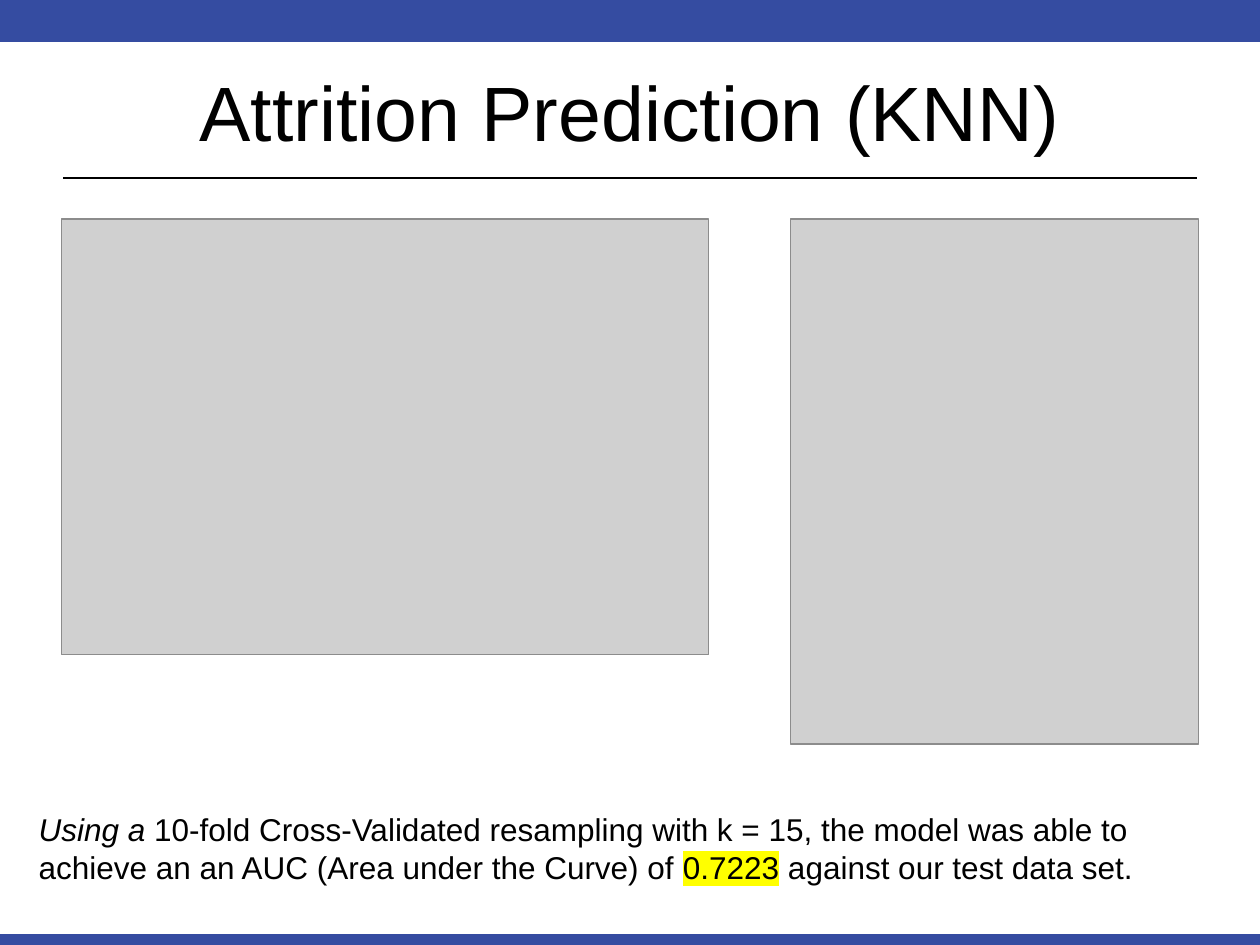
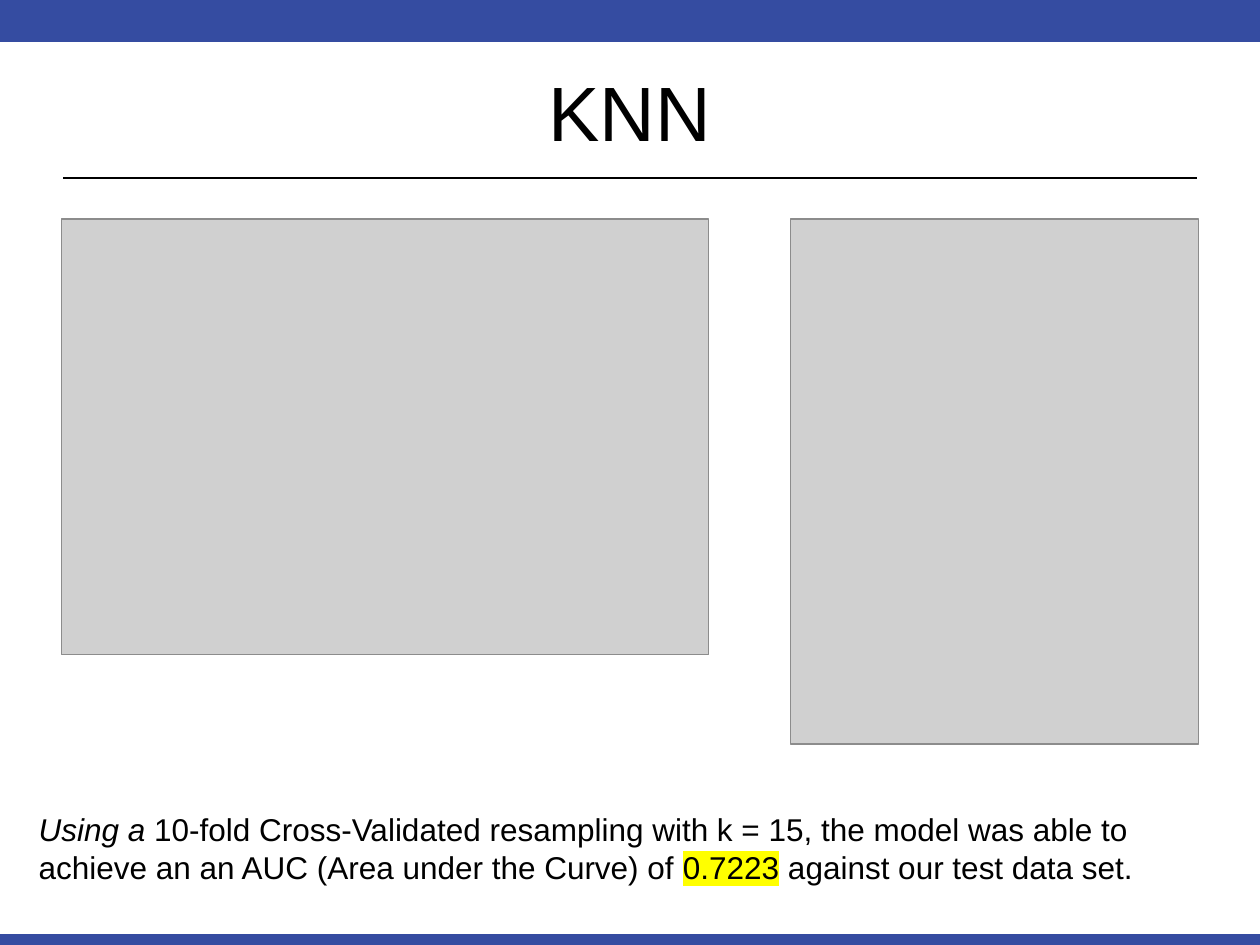
Before and after one commit to RobinsonCW/CaseStudy2DDS, a slide deck: slide 7 of presentations/DS6306_Proj2_Final_Presentation.pptx (slide 6 before the commit). Drawn at 1260x945 pixels with LibreOffice and Linux fonts; fonts in the diff are those of the drawing; grey boxes stand for pictures. Boxes give left, top, right and bottom in pixels: in the first picture for what was removed or moved away, otherwise in the second. Text is boxed around its words. In the diff, an @@ line names an element or a change of style, - is before the commit and + after.

```diff
--- a/presentations/DS6306_Proj2_Final_Presentation.pptx
+++ b/presentations/DS6306_Proj2_Final_Presentation.pptx
@@ title at (549,88,711,141): text changed @@
-Attrition Prediction (KNN)
+KNN
```
Also in this commit, not shown: 4 other slides changed, 2 slides added.
